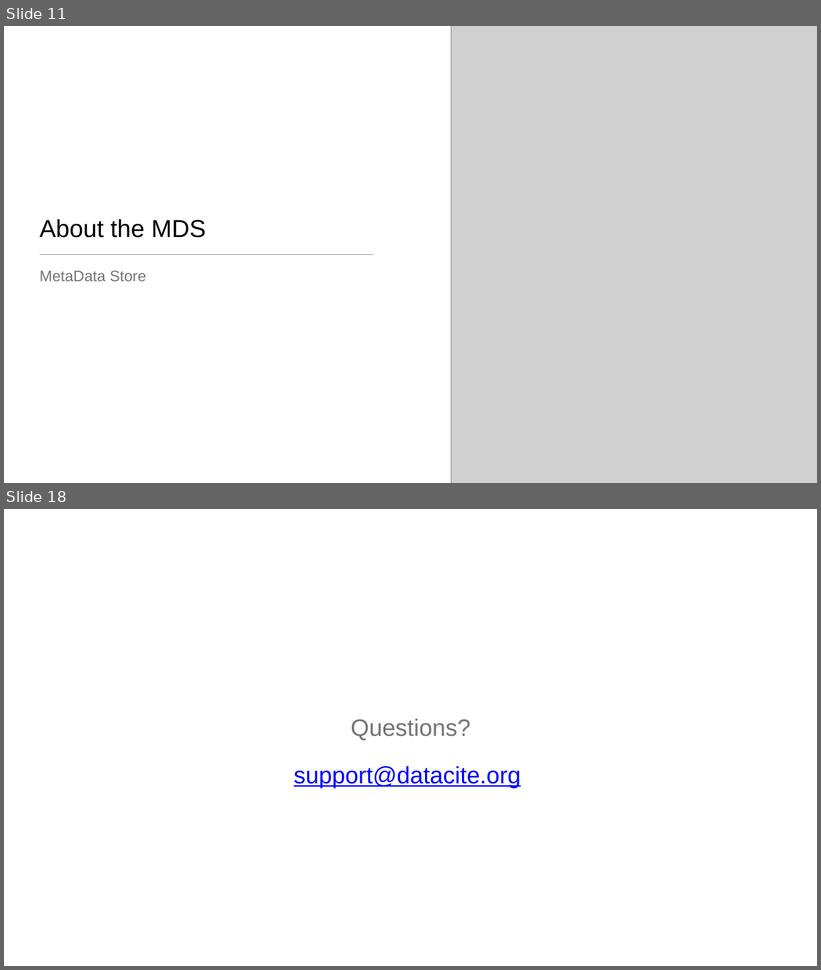
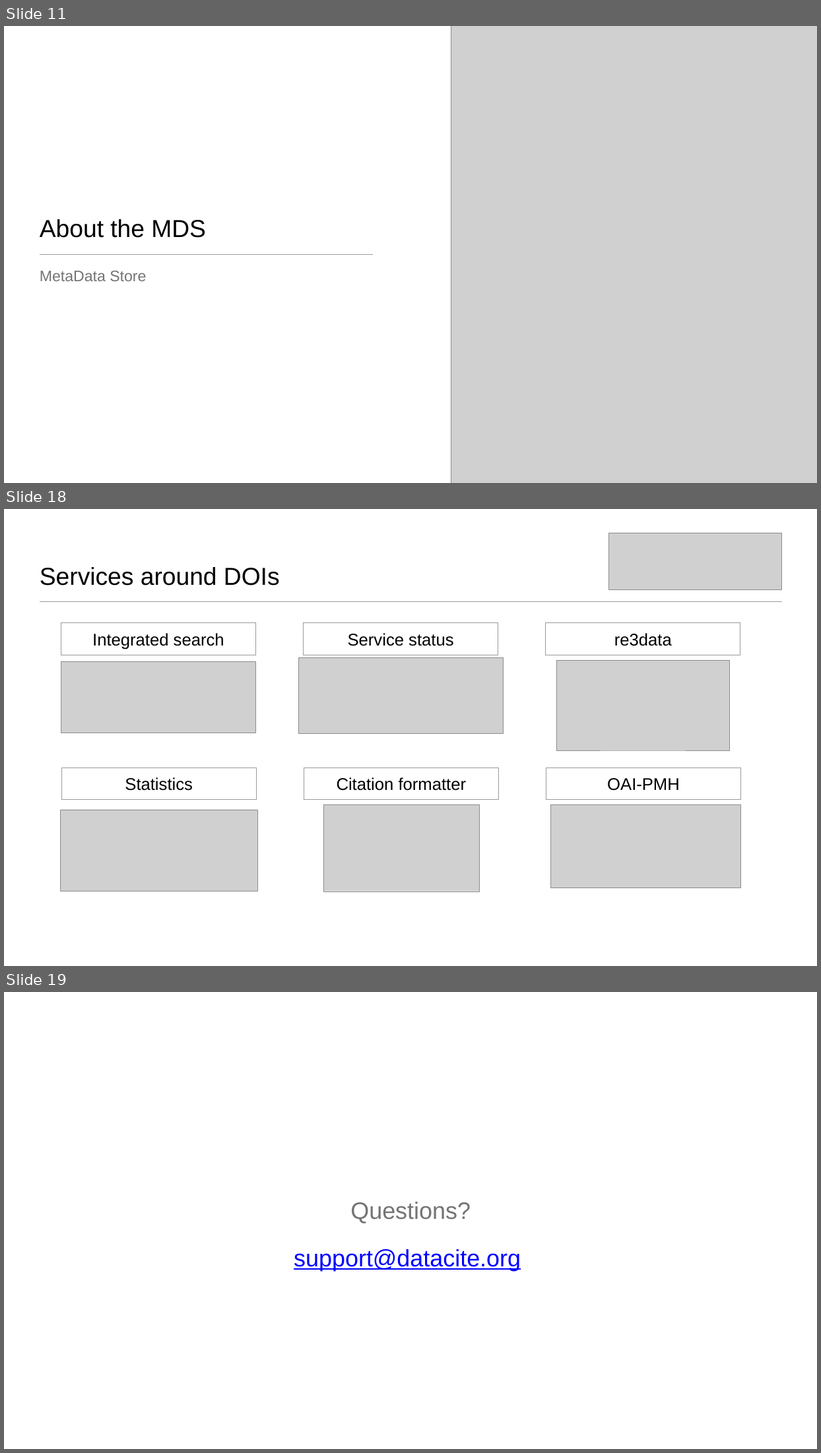
Before and after one commit to datacite/homepage, a slide deck: source/assets/tech_intro.pptx. Shown one above the other, each under a label of ours: slides 11 and 18 before the commit, slides 11, 18 and 19 after it; the slides between them are not shown. The pictures are 821x970 and 821x1453 pixels, drawn with LibreOffice and Linux fonts; fonts in the diff are those of the drawing; grey boxes stand for pictures. Boxes give left, top, right and bottom in pixels: in the first picture for what was removed or moved away, otherwise in the second. Text is boxed around its words. In the diff, an @@ line names an element or a change of style, - is before the commit and + after.

```diff
--- a/source/assets/tech_intro.pptx
+++ b/source/assets/tech_intro.pptx
@@ slide 18 added at (4, 509, 817, 966), background #FFFFFF @@
@@ picture added at (609, 533, 781, 590) @@
@@ title added at (40, 567, 280, 586), 58 pt, text #000000 @@
+Services around DOIs
@@ rectangle added at (40, 601, 781, 601), outline #9A9A9A 1 pt @@
@@ rectangle added at (61, 623, 256, 655), outline #9A9A9A 1 pt, 40 pt, text #000000 @@
+Integrated search
@@ rectangle added at (304, 623, 498, 655), outline #9A9A9A 1 pt, 40 pt, text #000000 @@
+Service status
@@ rectangle added at (546, 623, 741, 655), outline #9A9A9A 1 pt, 40 pt, text #000000 @@
+re3data
@@ picture added at (61, 661, 256, 733) @@
@@ picture added at (298, 657, 503, 733) @@
@@ picture added at (557, 661, 729, 751) @@
@@ rectangle added at (61, 768, 256, 800), outline #9A9A9A 1 pt, 40 pt, text #000000 @@
+Statistics
@@ rectangle added at (304, 768, 499, 800), outline #9A9A9A 1 pt, 40 pt, text #000000 @@
+Citation formatter
@@ rectangle added at (546, 768, 741, 800), outline #9A9A9A 1 pt, 40 pt, text #000000 @@
+OAI-PMH
@@ picture added at (323, 805, 479, 892) @@
@@ picture added at (551, 805, 741, 889) @@
@@ picture added at (60, 809, 257, 891) @@
@@ what was slide 18 is now slide 19 @@
```
Also in this commit, not shown: 1 slide changed, 1 other slide added, 1 slide removed, 2 other files.
